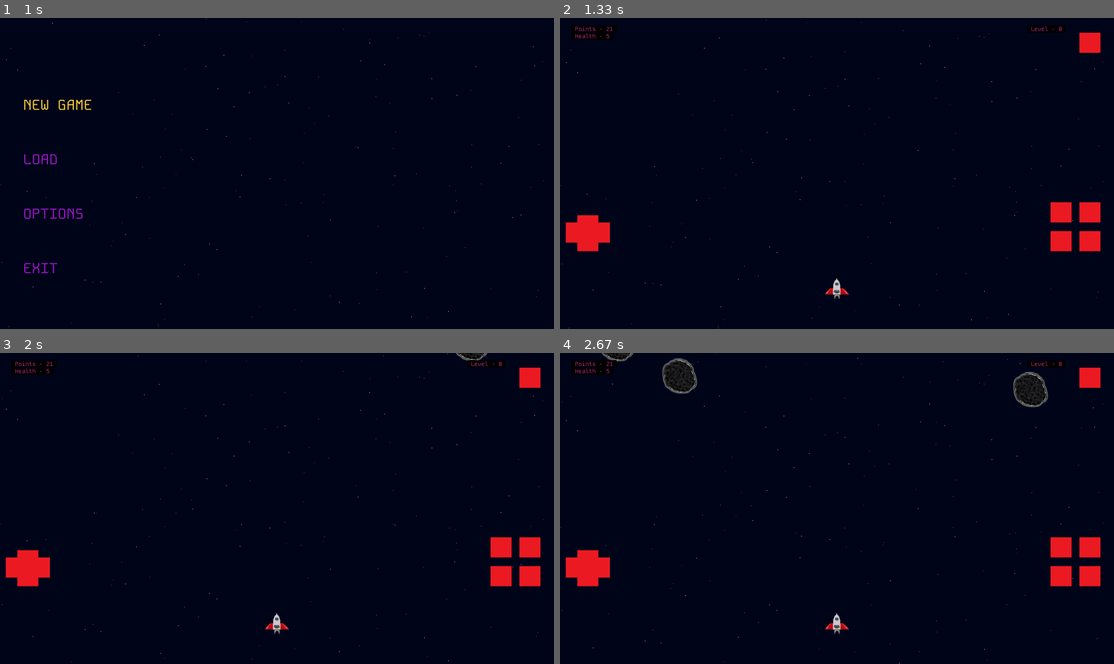
Above: before the commit, frames 1-4 (two rows, left to right).
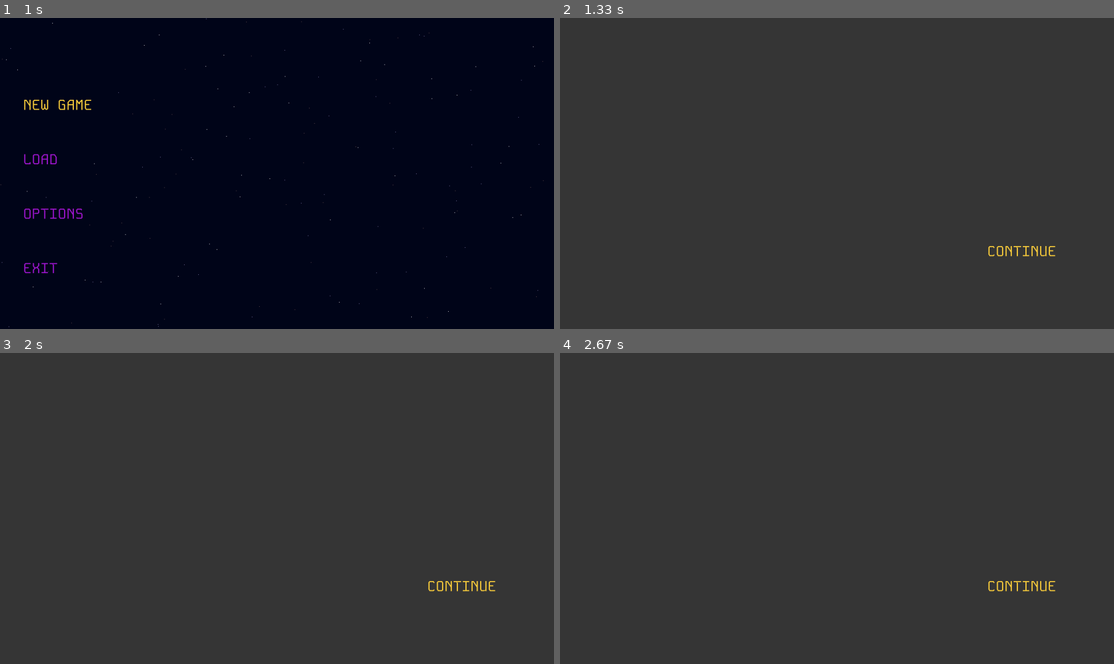
Above: after the commit, the same moments.

Repository: MicaelaEdith/spacecraftGame-pygame
Game: pygame game, started from main.py
Two runs of this game, one before a commit and one after it. Both use one fixed random seed, a clock stepped at 60 frames per second and the inputs below.
Inputs (mouse positions are in pixels of both pictures, inside the frame that each line leads up to):
- Up to frame 1 (1 s): press the mouse at (55, 105) at 0.37 s; move the mouse to (177, 185) at 0.47 s; release the mouse at (293, 266) at 0.6 s
- Up to frame 2 (1.33 s): press the mouse at (1019, 251) at 1.2 s; move the mouse to (1036, 269) at 1.3 s
- Up to frame 3 (2 s): release the mouse at (487, 626) at 1.43 s; press the mouse at (459, 586) at 1.87 s; move the mouse to (382, 511) at 1.97 s
- Up to frame 4 (2.67 s): release the mouse at (864, 436) at 2.1 s

Frame 1 is identical in both runs. In frame 2, 100% of the frame differs, in the area x 0-100%, y 0-100%; in frame 3, 100%; in frame 4, 100%.

Commit message:
add cinematic intro

Diff:
--- a/cinematics.py
+++ b/cinematics.py
@@ -1,12 +1,55 @@
 import pygame
 
 class Intro():
-    def __init__(self, width, height):
-        self.intro = pygame.Surface((width, height))
-        self.color = (55, 55, 55)
-        self.intro.fill(self.color)
-        self.width = width
-        self.height = height
+    def __init__(self, screenWidth, screenHeight):
+        self.init_menu = pygame.Surface((screenWidth, screenHeight))
+        self.init_menu.set_alpha(5)
+        self.init_menu.fill((55, 55, 55))
+        self.font_path = 'Assets/Fonts/KodeMono-VariableFont_wght.ttf'
+        self.font = pygame.font.Font(self.font_path, 50)
+        self.language = ['en', 'es']
+        self.lan_on = 'en'
+        self.text_en = 'CONTINUE'
+        self.text_es = 'CONTINUAR'
+        self.text=''
+        self.width = screenWidth
+        self.height = screenHeight
+        self.buttons = []
 
-    def draw(self, display):
-        display.blit(self.intro, (0, 0))
+    def draw(self, display, lan):
+        self.lan_on = lan
+        display.blit(self.init_menu, (0, 0))
+        self.buttons = []  # Reinicia la lista de botones
+        text_color = (160, 23, 208)
+        if self.lan_on == 'en':
+            self.text = self.text_en
+        else:
+            self.text = self.text_es
+
+        text_surface = self.font.render(self.text, True, text_color)
+        text_rect = text_surface.get_rect(center=(self.width // 6 * 5, self.height // 8 * 6))
+        mouse_pos = pygame.mouse.get_pos()  # Obtiene la posición actual del mouse
+
+        # Verificar si el mouse está sobre el botón
+        if text_rect.collidepoint(mouse_pos):
+            text_color = (251, 206, 60)  # Cambia el color del texto cuando el mouse está sobre él
+            text_surface = self.font.render(self.text, True, text_color)
+        else:
+            text_surface = self.font.render(self.text, True, text_color)
+            text_color = (160, 23, 208)
+
+        display.blit(text_surface, text_rect.topleft)
+        self.buttons.append((self.text, text_rect))
+
+    def handle_event(self, event):
+        if event.type == pygame.MOUSEBUTTONDOWN:
+            mouse_pos = event.pos
+            for text, rect in self.buttons:
+                if rect.collidepoint(mouse_pos):
+                    return self.handle_click(text)
+        return None
+
+    def handle_click(self, text):
+        if text == self.text_en or text == self.text_es:
+            return 'continue'
+        return None
--- a/main.py
+++ b/main.py
@@ -43,6 +43,7 @@
 
 # Cinemáticas
 intro = Intro(screenWidth, screenHeight)
+intro_flag = False
 
 # Inicialización del jugador y el fondo de estrellas
 xPosition = int((screenWidth / 2) - 40)
@@ -82,14 +83,15 @@
     #Button(screenWidth - 120, screenHeight // 21 + 80, "Assets/Buttons/actionA.png"),  # mute
 ]
 
+
 # Bucle Menu
-while not game:
+while not game and not intro_flag:
     for event in pygame.event.get():
         if not options_open:
             result = main_menu.handle_event(event)
             if result == 'new_game':
                 time.sleep(.8)
-                game = True
+                intro_flag = True
             elif result == 'load_game':
                 pass
             elif result == 'options':
@@ -121,10 +123,33 @@
     pygame.display.flip()
     clock.tick(60)
 
+count_intro = 0
+while intro_flag:
+
+    display.fill((55, 55, 55))  # Rellenar la pantalla con negro
+    intro.draw(display, language)
+    for event in pygame.event.get():
+        if event.type == pygame.QUIT:
+            pygame.quit()
+            exit()
+        result = intro.handle_event(event)
+        if result == 'continue':
+            time.sleep(0.8)
+            count_intro+=1
+
+        if count_intro == 3:
+            intro_flag = False
+            game = True
+
+    pygame.display.flip()
+    clock.tick(60)
+
+
 starts1.speed = 1
 starts2.speed = .5
 starts3.speed = .3
 # Bucle principal
+
 while game:
     for event in pygame.event.get():
         if event.type == pygame.QUIT:
@@ -143,6 +168,14 @@
             mouse_pos = pygame.mouse.get_pos()
             for button in buttons_left:
                 button.is_clicked(mouse_pos, pygame.mouse.get_pressed()[0])
+                #button.clicked = False
+        if event.type == pygame.MOUSEBUTTONUP:
+            for button in buttons_left:
+                button.clicked = False
+            player.movement['left'] = False
+            player.movement['right'] = False
+            player.movement['up'] = False
+            player.movement['down'] = False
 
 
         # Eventos de toque para los botones de acción (derecha)
@@ -160,12 +193,9 @@
                             player.action['c'] = True
                         elif button ==  buttons_right[3]:
                             player.action['d'] = True
+
                     # Actualizar el estado de las acciones al soltar
                     elif event.type == pygame.FINGERUP:
-                        buttons_right[0].clicked=False
-                        buttons_right[1].clicked=False
-                        buttons_right[2].clicked=False
-                        buttons_right[3].clicked=False
                         player.action['a'] = False
                         player.action['b'] = False
                         player.action['c'] = False
@@ -225,7 +255,6 @@
         player.updatePick()
         player.drawPick(display)
         player.drawExplosion(display)
-        player.resetActions()
         status.updateStatus( player.health ,level)
         status.draw(display, level, player.health, player.score,language)
 
--- a/playerController.py
+++ b/playerController.py
@@ -161,9 +161,10 @@
             self.shoot_type = (self.shoot_type + 1) % len(self.shoot_images)  # Cambiar el tipo de disparo
 
     def resetActions(self):
-        self.movement['a'] = False
-        self.movement['b'] = False
-        self.movement['c'] = False
+        self.action['a'] = False
+        self.action['b'] = False
+        self.action['d'] = False
+        self.action['c'] = False
 
     def updateShoots(self):
         current_time = pygame.time.get_ticks()
Empty file added: notes.py
